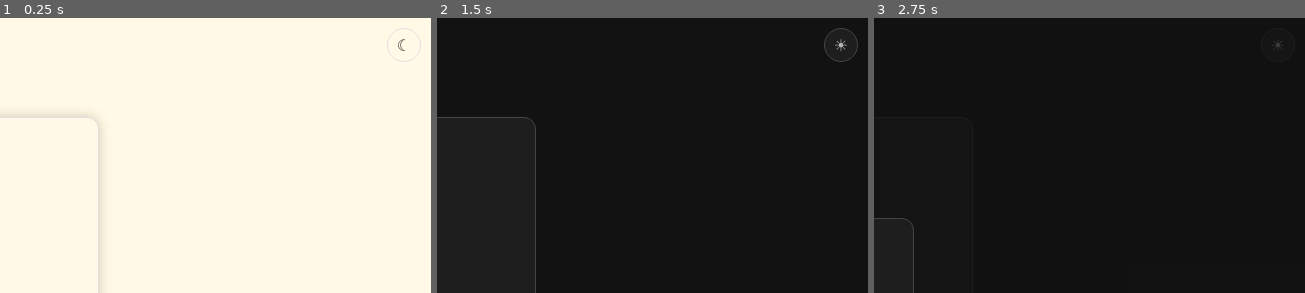
Above: before the commit, frames 1-3 (left to right).
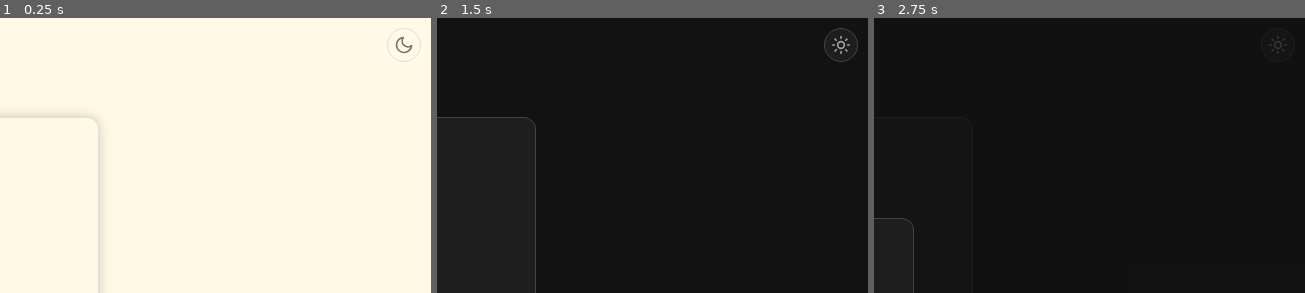
Above: after the commit, the same moments.

Repository: kanzzo/plattenspieler
Game: browser game, page index.html
Two runs of this game, one before a commit and one after it. Both use one fixed random seed, a clock stepped at 60 frames per second and the inputs below.
Inputs (mouse positions are % of the whole screen's width and height, from its top left):
- Up to frame 1 (0.25 s): no input
- Up to frame 2 (1.5 s): click "Start" at 0.27 s; tap Space at 1.1 s; click "☾" (after the commit: "Tag/Nacht-Modus umschalten") at 1.27 s
- Up to frame 3 (2.75 s): tap Space at 1.6, 2.1, 2.6 s; click (44, 51) at 1.87 s; click (31, 62) at 2.47 s
The pictures show only the part of the screen within x 50-100%, y 0-50%; the shares and areas given below are measured in that part.

The runs differ from the first frame. In frame 1, 0.1% of the frame differs, in the area x 91-96%, y 6-14%; in frame 2, 0.1%; in frame 3, less than 0.1%.

Commit message:
Tag/Nacht-Knopf: gezeichnete Sonne und Mond statt Schriftzeichen (Handys malten sie bunt), kein Aufleuchten beim Antippen
Co-Authored-By: Claude Sonnet 5.5 <noreply@anthropic.com>

Diff:
--- a/index.html
+++ b/index.html
@@ -82,11 +82,16 @@
 button.btn.btn-emphasized { background: color-mix(in srgb, var(--card-bg), var(--mix-target) var(--emph-amount)); color: var(--text-emphasis); }
 button.btn:disabled { pointer-events: none; }
 
+/* Kein blauer Aufleuchter beim Antippen auf Handys */
+* { -webkit-tap-highlight-color: transparent; }
 .theme-toggle {
   position: fixed; top: 14px; right: 18px; width: 34px; height: 34px; padding: 0; border-radius: 50%;
   display: flex; align-items: center; justify-content: center;
-  background: var(--card-bg); color: var(--text-primary); border: 1px solid var(--border); font-size: 16px; cursor: pointer;
-}
+  background: var(--card-bg); color: var(--text-secondary); border: 1px solid var(--border); font-size: 16px; cursor: pointer;   /* grau, nie blau */
+}
+.theme-toggle svg { width: 20px; height: 20px; color: var(--text-secondary); }
+/* Sonne und Mond sind gezeichnete Linien (keine Schriftzeichen: Handys malen die sonst als bunte Symbole) */
+.theme-toggle svg.linie { fill: none; stroke: currentColor; stroke-width: 2; stroke-linecap: round; stroke-linejoin: round; }
 
 .status { font-family: var(--font-code); font-weight: var(--weight-code); font-size: 13px; color: var(--text-secondary);
   padding-left: var(--field-inset); margin-top: 10px; min-height: 18px; }
@@ -151,7 +156,7 @@
 </style>
 </head>
 <body>
-<button class="theme-toggle" id="themeToggle" aria-label="Tag/Nacht-Modus umschalten">☾</button>
+<button class="theme-toggle" id="themeToggle" aria-label="Tag/Nacht-Modus umschalten"></button>
 
 <div class="stack">
   <h1>Plattenspieler</h1>
@@ -207,7 +212,9 @@
 const root = document.documentElement, themeBtn = document.getElementById('themeToggle');
 let dark = true;
 try { dark = !(window.matchMedia && matchMedia('(prefers-color-scheme: light)').matches); } catch (e) {}
-function setTheme(d) { root.setAttribute('data-theme', d ? 'dark' : 'light'); themeBtn.textContent = d ? '☀' : '☾'; }
+const SONNE = '<svg class="linie" viewBox="0 0 24 24" aria-hidden="true"><circle cx="12" cy="12" r="4"/><path d="M12 2v2M12 20v2M4.9 4.9l1.4 1.4M17.7 17.7l1.4 1.4M2 12h2M20 12h2M4.9 19.1l1.4-1.4M17.7 6.3l1.4-1.4"/></svg>';
+const MOND  = '<svg class="linie" viewBox="0 0 24 24" aria-hidden="true"><path d="M21 12.8A9 9 0 1 1 11.2 3a7 7 0 0 0 9.8 9.8z"/></svg>';
+function setTheme(d) { root.setAttribute('data-theme', d ? 'dark' : 'light'); themeBtn.innerHTML = d ? SONNE : MOND; }
 setTheme(dark);
 themeBtn.addEventListener('click', () => { dark = !dark; setTheme(dark); });
 
